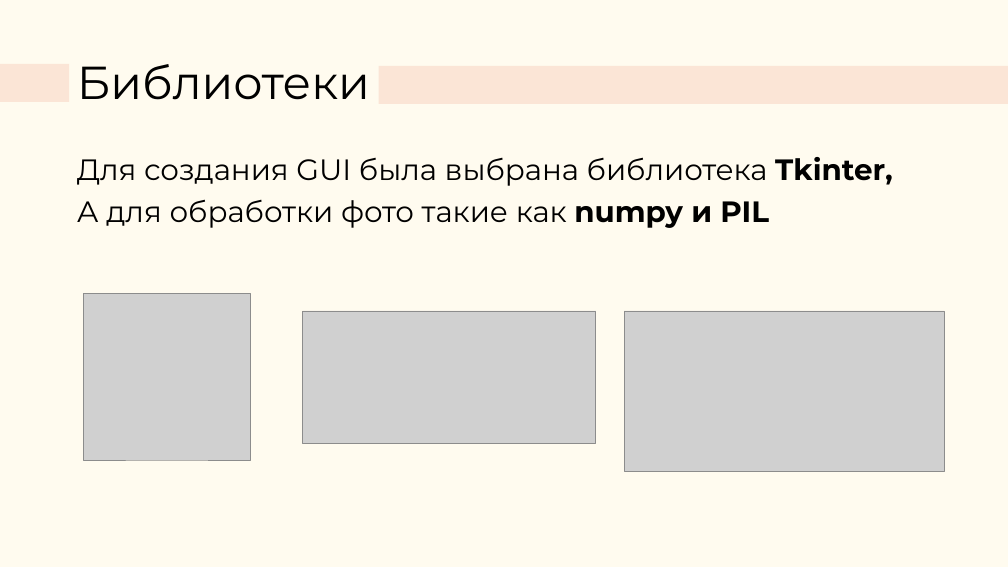
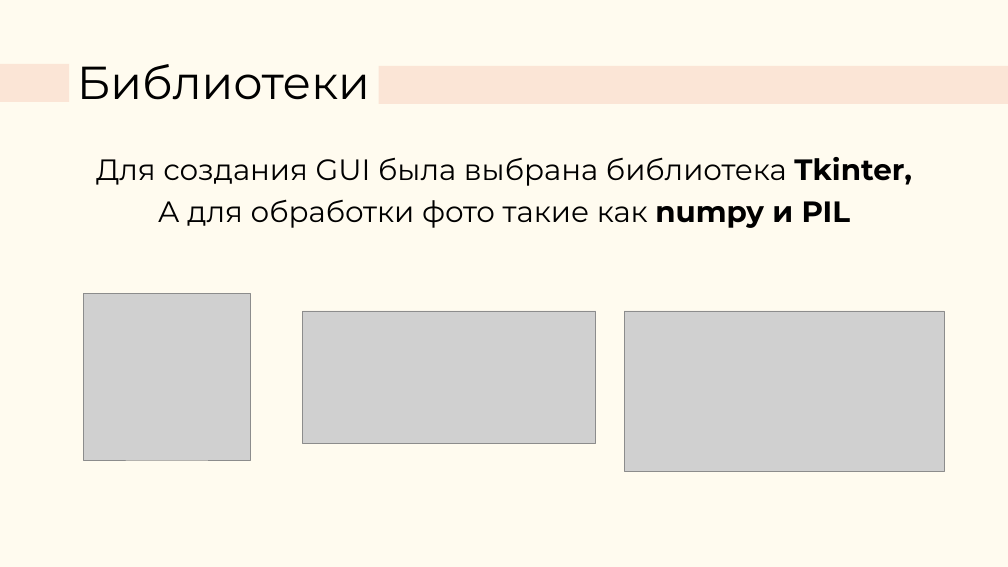
Before and after one commit to stoicismguy/K14_TerentevDA, a slide deck: slide 5 of К14_ТерентьевДА.pptx. Drawn at 1008x567 pixels with LibreOffice and Linux fonts; fonts in the diff are those of the drawing; grey boxes stand for pictures. Boxes give left, top, right and bottom in pixels: in the first picture for what was removed or moved away, otherwise in the second. Text is boxed around its words. In the diff, an @@ line names an element or a change of style, - is before the commit and + after.

```diff
--- a/К14_ТерентьевДА.pptx
+++ b/К14_ТерентьевДА.pptx
@@ text "Для создания GUI была выбрана ..." at (96, 157, 912, 228): alignment left to centre @@
```
Also in this commit, not shown: 5 other slides changed, 13 slides added, 1 slide removed.
